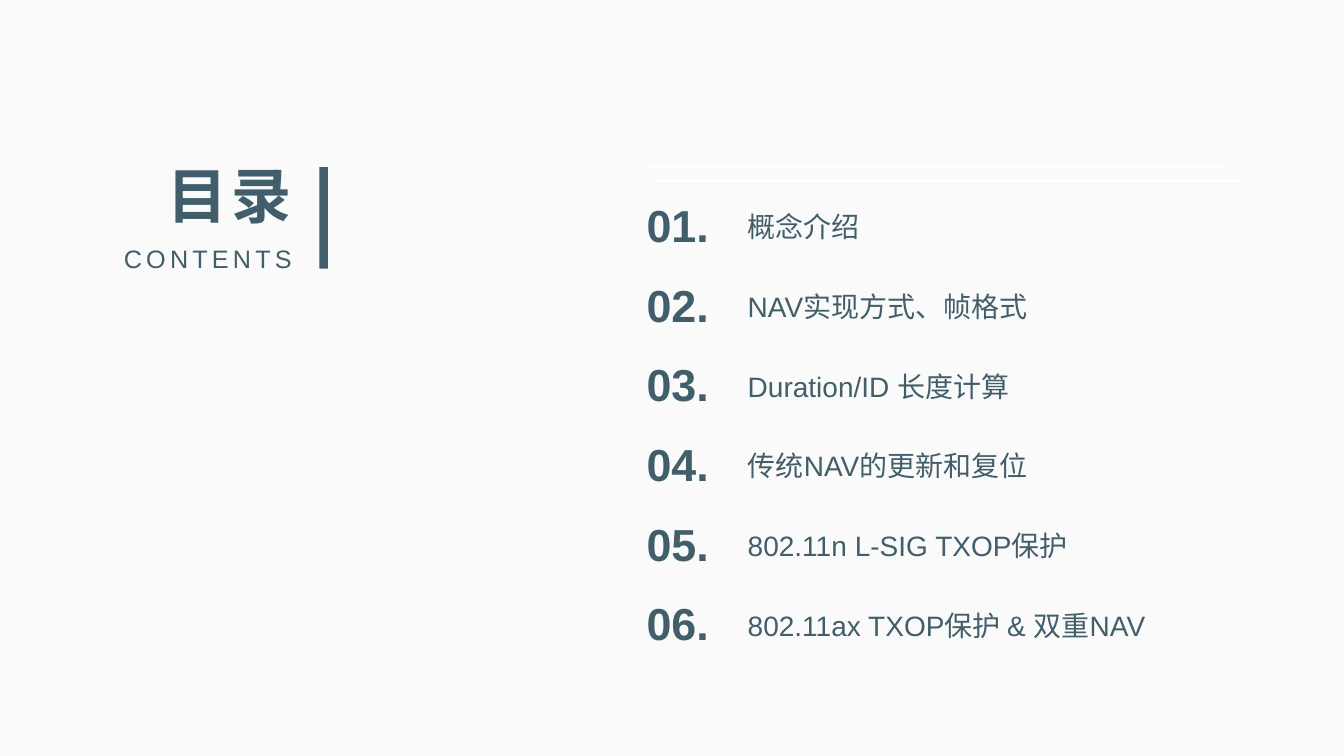
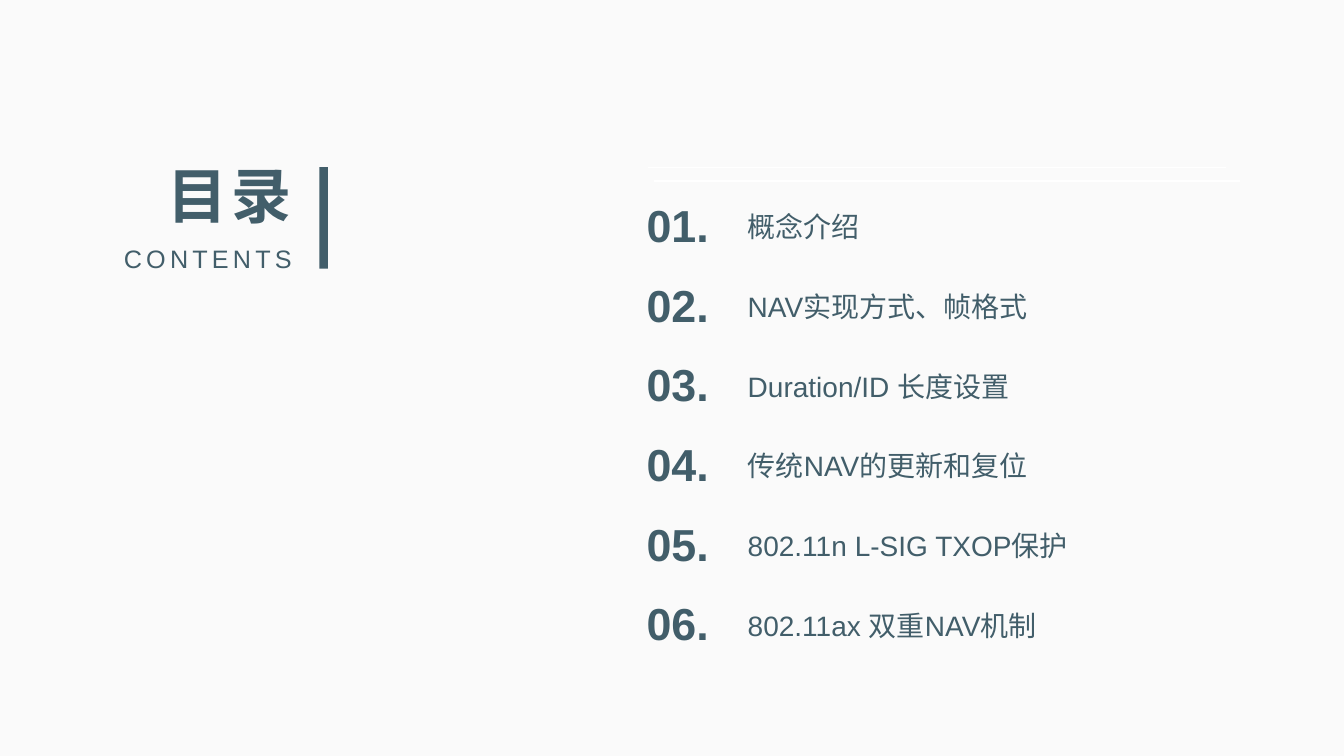
Before and after one commit to iamgzi/802.11ax, a slide deck: slide 2 of Doc/802.11NAV机制详解_M.pptx. Drawn at 1344x756 pixels with LibreOffice and Linux fonts; fonts in the diff are those of the drawing. Boxes give left, top, right and bottom in pixels: in the first picture for what was removed or moved away, otherwise in the second. Text is boxed around its words. In the diff, an @@ line names an element or a change of style, - is before the commit and + after.

```diff
--- a/Doc/802.11NAV机制详解_M.pptx
+++ b/Doc/802.11NAV机制详解_M.pptx
@@ text at (x1=748, y1=373, x2=1009, y2=399): text changed @@
-Duration/ID 长度计算
+Duration/ID 长度设置
@@ text at (x1=748, y1=612, x2=1037, y2=638): text changed @@
-802.11ax TXOP保护 & 双重NAV
+802.11ax 双重NAV机制
```
Also in this commit, not shown: 10 other slides changed, 7 slides added, 1 slide removed, 1 other file.
